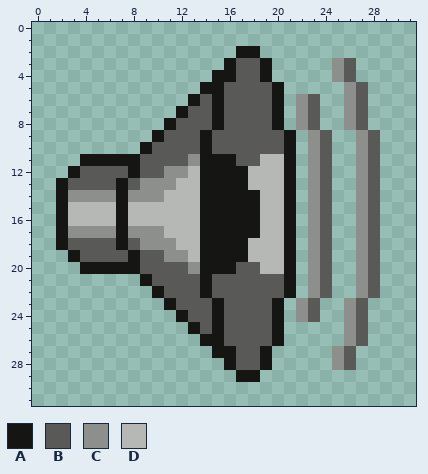
Edited in one commit: pixel-art sprite (images/mute_off_32.png). Above is the file before it was changed.
The file is 32x32 pixels.
Palette (. is transparent): A #151614  B #595a58  C #8d8f8c  D #b6b8b5
And afterwards:
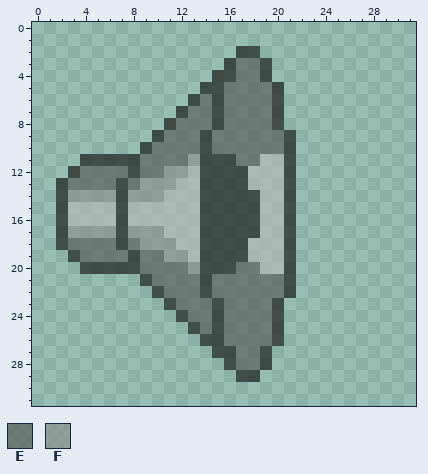
Colours new in this view: E #595a58a8  F #8d8f8ca8
What changed:
colour A: #151614 -> #151614a8
colour D: #b6b8b5 -> #b6b8b5a8
y 3..4: x 17..18 BB -> EE; x 25..26 CB -> ..
y 5: x 16..19 BBBB -> EEEE; x 26..27 CB -> ..
y 6: x 14 B -> E; x 16..19 BBBB -> EEEE; x 22..23 CB -> ..; x 26..27 CB -> ..
y 7: x 13..14 BB -> EE; x 16..19 BBBB -> EEEE; x 22..23 CB -> ..; x 26..27 CB -> ..
y 8: x 12..14 BBB -> EEE; x 16..19 BBBB -> EEEE; x 22..23 CB -> ..; x 26..27 CB -> ..
y 9: x 11..13 BBB -> EEE; x 15..20 BBBBBB -> EEEEEE; x 23..24 CB -> ..; x 27..28 CB -> ..
y 10: x 10..13 BBBB -> EEEE; x 15..20 BBBBBB -> EEEEEE; x 23..24 CB -> ..; x 27..28 CB -> ..
y 11: x 9..13 BBBBC -> EEEEF; x 17..18 BB -> EE; x 23..24 CB -> ..; x 27..28 CB -> ..
y 12: x 4..7 BBBB -> EEEE; x 9..12 BBCC -> EEFF; x 23..24 CB -> ..; x 27..28 CB -> ..
y 13: x 3..6 BBBB -> EEEE; x 8..11 BCCC -> EFFF; x 23..24 CB -> ..; x 27..28 CB -> ..
y 14: x 3..6 CCCC -> FFFF; x 8..10 CCC -> FFF; x 23..24 CB -> ..; x 27..28 CB -> ..
y 15..16: x 23..24 CB -> ..; x 27..28 CB -> ..
y 17: x 3..6 CCCC -> FFFF; x 8..10 CCC -> FFF; x 23..24 CB -> ..; x 27..28 CB -> ..
y 18: x 3..6 BBBB -> EEEE; x 8..11 BCCC -> EFFF; x 23..24 CB -> ..; x 27..28 CB -> ..
y 19: x 4..7 BBBB -> EEEE; x 9..12 BBCC -> EEFF; x 23..24 CB -> ..; x 27..28 CB -> ..
y 20: x 9..13 BBBBC -> EEEEF; x 17..18 BB -> EE; x 23..24 CB -> ..; x 27..28 CB -> ..
y 21: x 10..13 BBBB -> EEEE; x 15..20 BBBBBB -> EEEEEE; x 23..24 CB -> ..; x 27..28 CB -> ..
y 22: x 11..13 BBB -> EEE; x 15..20 BBBBBB -> EEEEEE; x 23..24 CB -> ..; x 27..28 CB -> ..
y 23: x 12..14 BBB -> EEE; x 16..19 BBBB -> EEEE; x 22..23 CB -> ..; x 26..27 CB -> ..
y 24: x 13..14 BB -> EE; x 16..19 BBBB -> EEEE; x 22..23 CB -> ..; x 26..27 CB -> ..
y 25: x 14 B -> E; x 16..19 BBBB -> EEEE; x 26..27 CB -> ..
y 26: x 16..19 BBBB -> EEEE; x 26..27 CB -> ..
y 27..28: x 17..18 BB -> EE; x 25..26 CB -> ..
